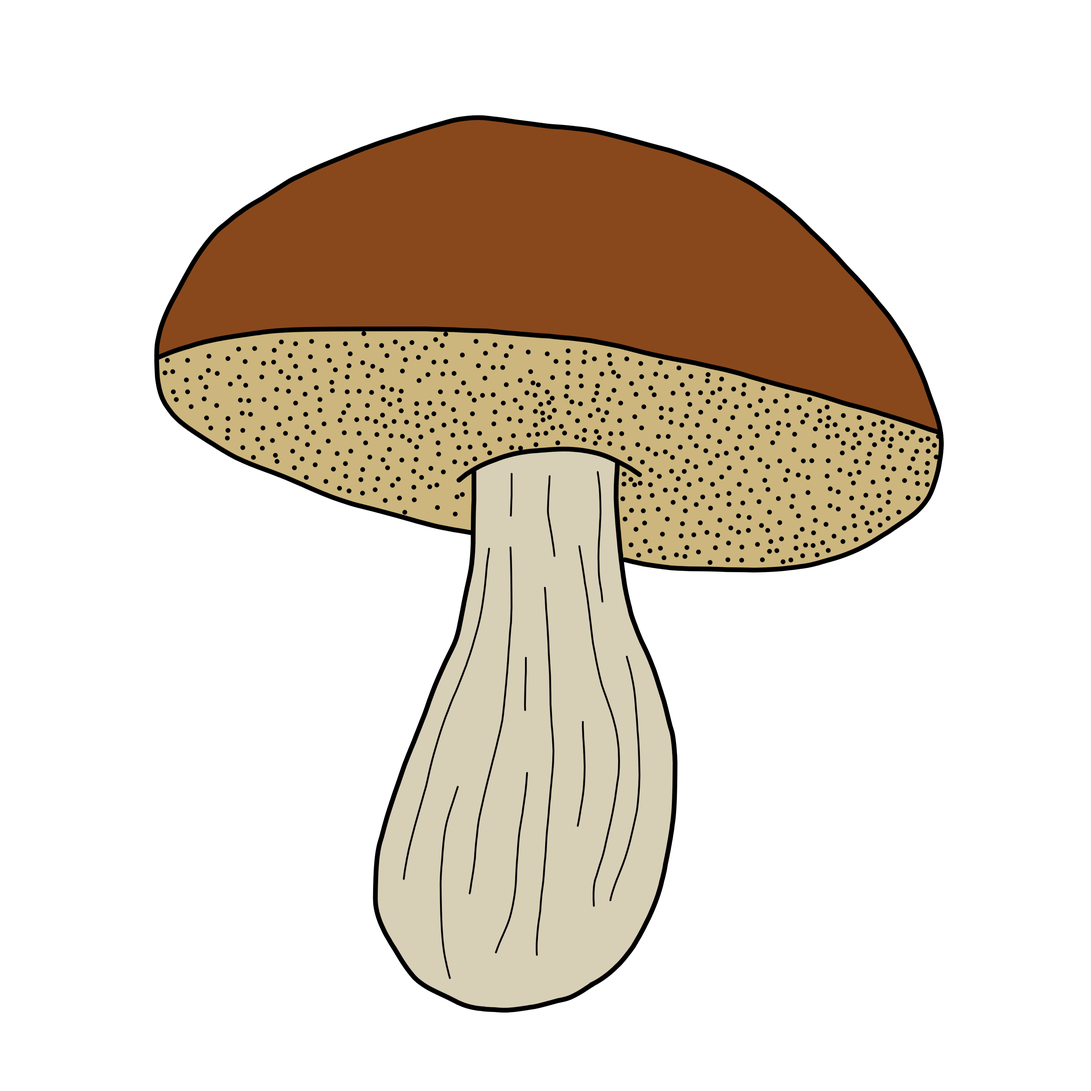
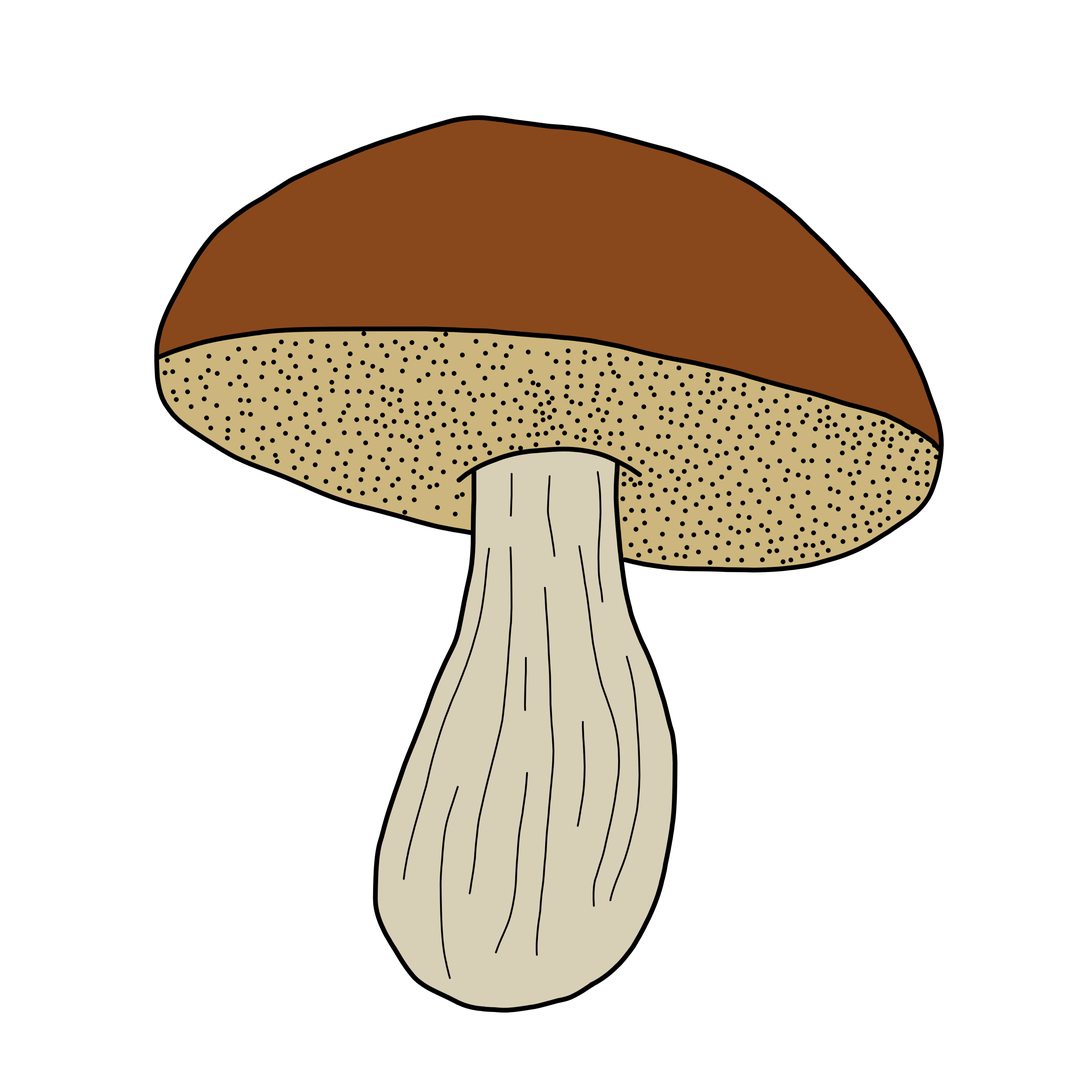
Revision of a layered 1091 x 1091 image; what changed, layer by layer:
painted on "Details" over [882, 411, 940, 453]
painted on "Line art" over [882, 411, 940, 453]
painted on "Color" over [882, 411, 940, 453]
painted on "Background" over [882, 411, 940, 453]
